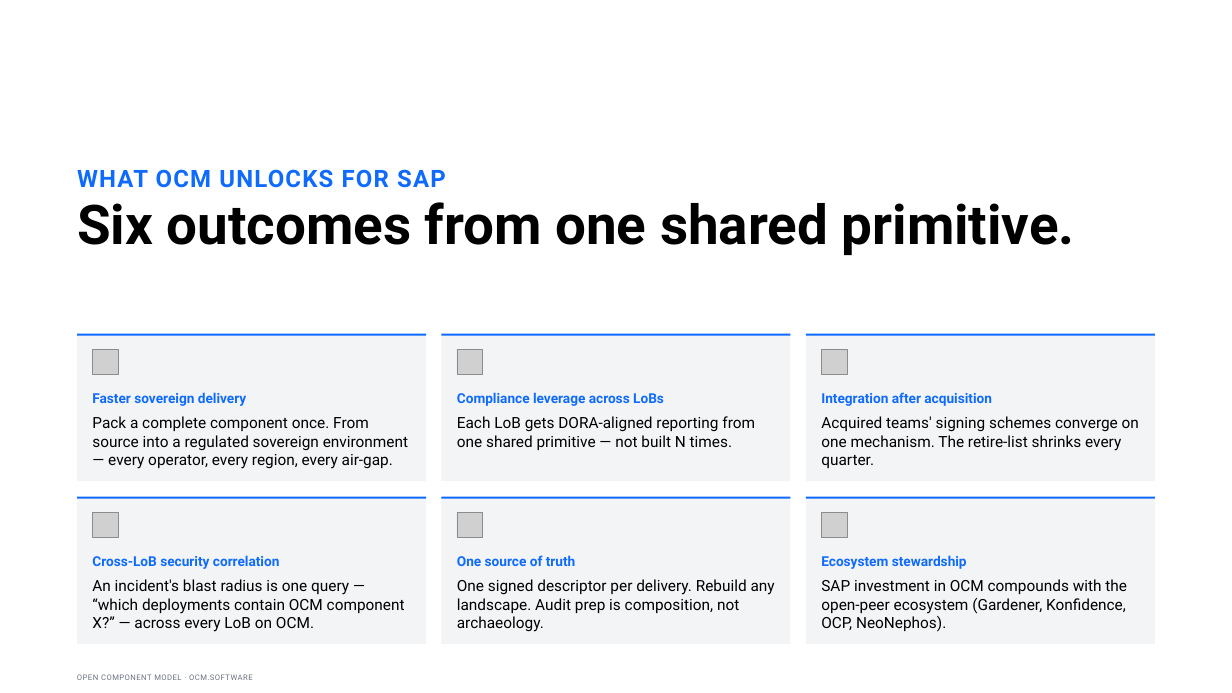
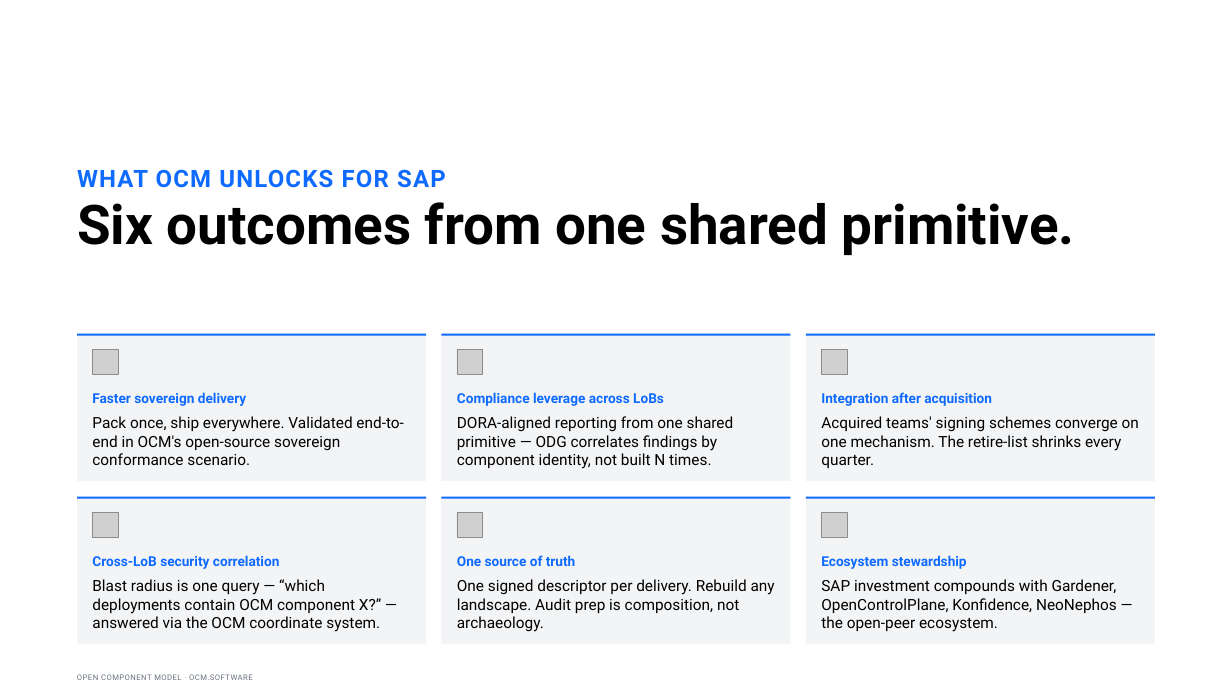
Before and after one commit to morri-son/open-component-model, a slide deck: slide 11 of docs/community/marketing/decks/exec-phase1/OCM-Sovereign-Delivery-Internal-Sponsor.pptx. Drawn at 1232x693 pixels with LibreOffice and Linux fonts; fonts in the diff are those of the drawing; grey boxes stand for pictures. Boxes give left, top, right and bottom in pixels: in the first picture for what was removed or moved away, otherwise in the second. Text is boxed around its words. In the diff, an @@ line names an element or a change of style, - is before the commit and + after.

Commit message:
update slides

```diff
--- a/docs/community/marketing/decks/exec-phase1/OCM-Sovereign-Delivery-Internal-Sponsor.pptx
+++ b/docs/community/marketing/decks/exec-phase1/OCM-Sovereign-Delivery-Internal-Sponsor.pptx
@@ text at (x1=92, y1=416, x2=403, y2=465): text changed @@
-Pack a complete component once. From source into a regulated sovereign environment — every operator, every region, every air-gap.
+Pack once, ship everywhere. Validated end-to-end in OCM's open-source sovereign conformance scenario.
@@ text at (x1=457, y1=416, x2=734, y2=469): text changed @@
-Each LoB gets DORA-aligned reporting from one shared primitive — not built N times.
+DORA-aligned reporting from one shared primitive — ODG correlates findings by component identity, not built N times.
@@ text at (x1=92, y1=579, x2=381, y2=632): text changed @@
-An incident's blast radius is one query — “which deployments contain OCM component X?” — across every LoB on OCM.
+Blast radius is one query — “which deployments contain OCM component X?” — answered via the OCM coordinate system.
@@ text at (x1=821, y1=579, x2=1117, y2=632): text changed @@
-SAP investment in OCM compounds with the open-peer ecosystem (Gardener, Konfidence, OCP, NeoNephos).
+SAP investment compounds with Gardener, OpenControlPlane, Konfidence, NeoNephos — the open-peer ecosystem.
```
Also in this commit, not shown: 4 other slides changed, 5 other files.
